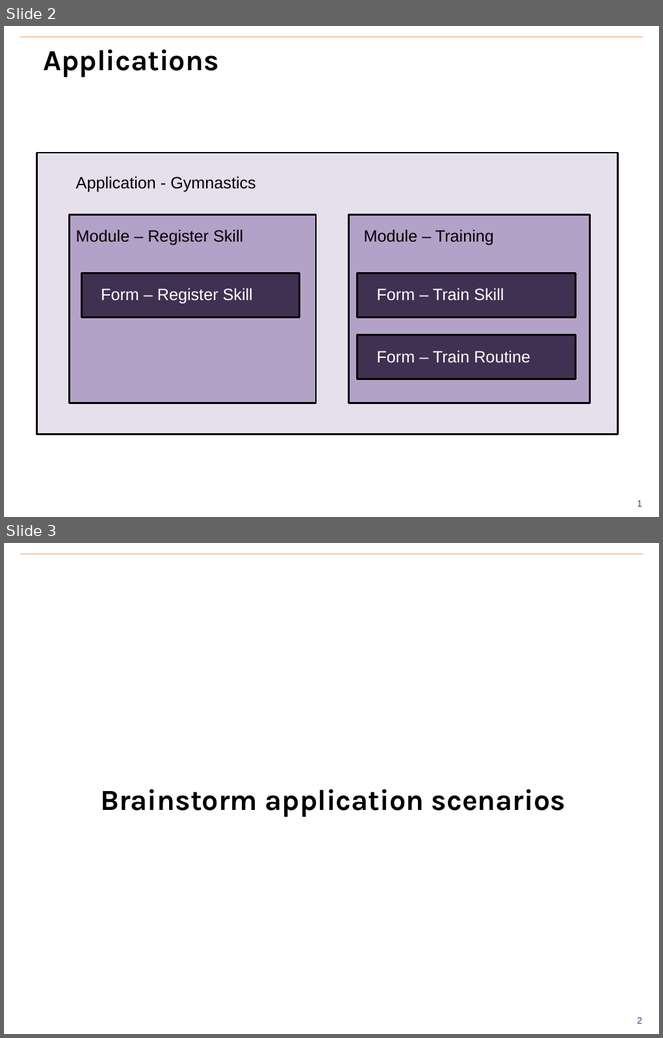
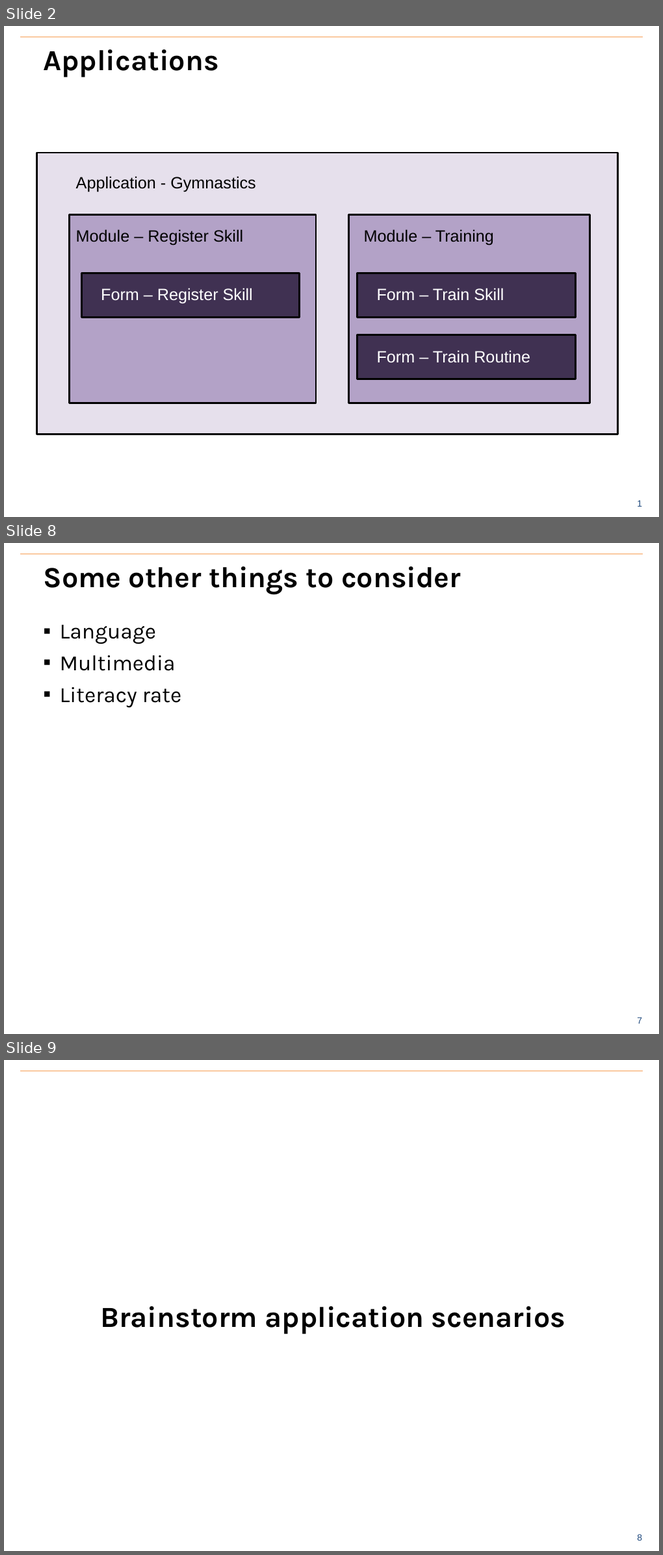
Before and after one commit to benrudolph/exi-training, a slide deck: ApplicationDesign/application_design.pptx. Shown one above the other, each under a label of ours: slides 2 and 3 before the commit, slides 2, 8 and 9 after it; the slides between them are not shown. The pictures are 663x1038 and 663x1555 pixels, drawn with LibreOffice and Linux fonts; fonts in the diff are those of the drawing; background and template pictures are left out. Boxes give left, top, right and bottom in pixels: in the first picture for what was removed or moved away, otherwise in the second. Text is boxed around its words. In the diff, an @@ line names an element or a change of style, - is before the commit and + after.

```diff
--- a/ApplicationDesign/application_design.pptx
+++ b/ApplicationDesign/application_design.pptx
@@ slide 8 added at bbox=[4, 543, 659, 1034], background #FFFFFF; not listed: 2 template elements that a slide beside it also shows @@
@@ title added at bbox=[43, 566, 461, 594], 32 pt, text #000000, bold @@
+Some other things to consider
@@ text added at bbox=[60, 625, 182, 708], 24 pt, text #000000 @@
+▪ Language
+▪ Multimedia
+▪ Literacy rate
@@ what was slide 3 is now slide 9 @@
@@ page number at bbox=[637, 1534, 642, 1541]: text changed @@
-2
+8
```
Also in this commit, not shown: 5 other slides added, 1 other file.
